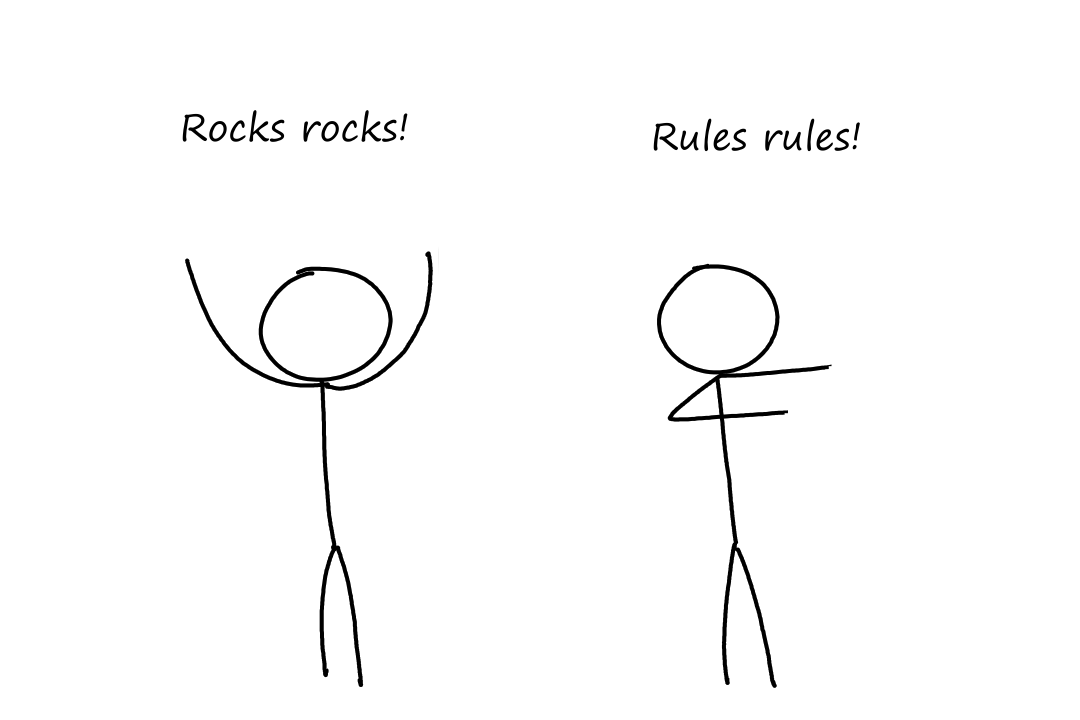
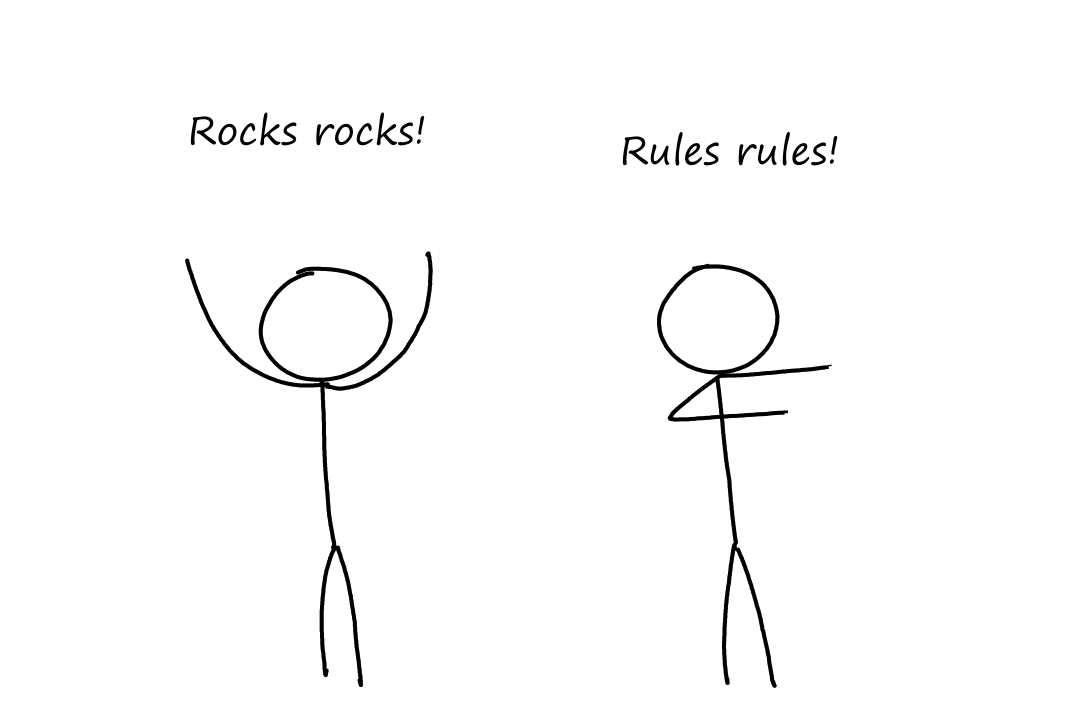
Layer changes from the first 1080 × 720 image to the second:
painted on "Person 2" over [622, 118, 860, 166]
painted on "Person 1" over [182, 110, 670, 166]
